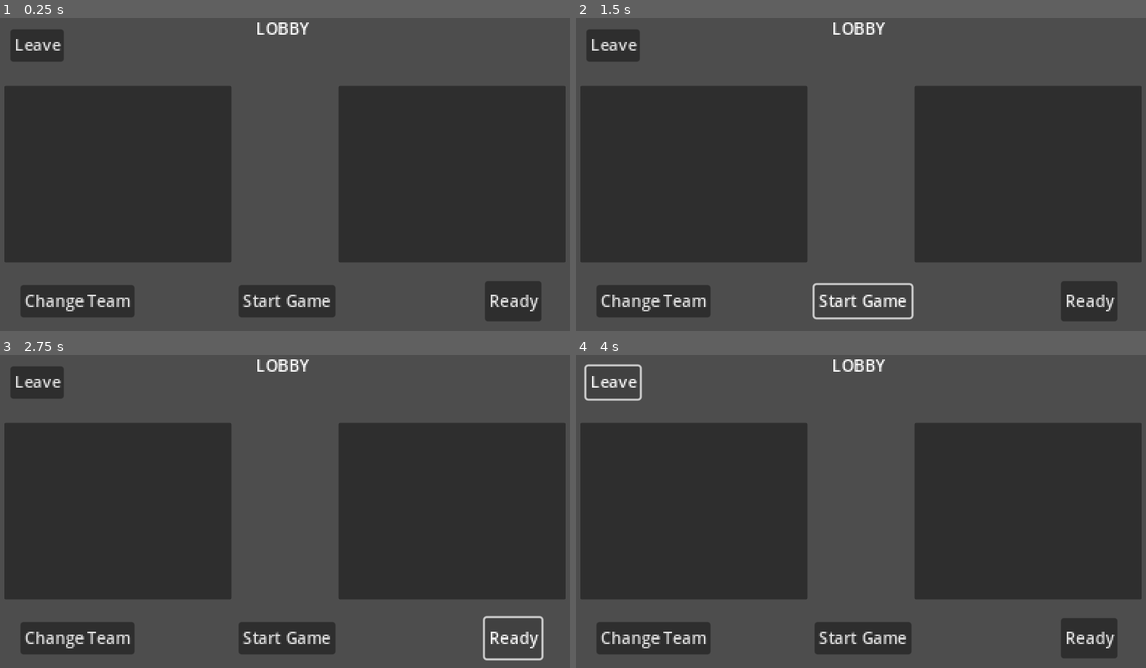
Above: before the commit, frames 1-4 (two rows, left to right).
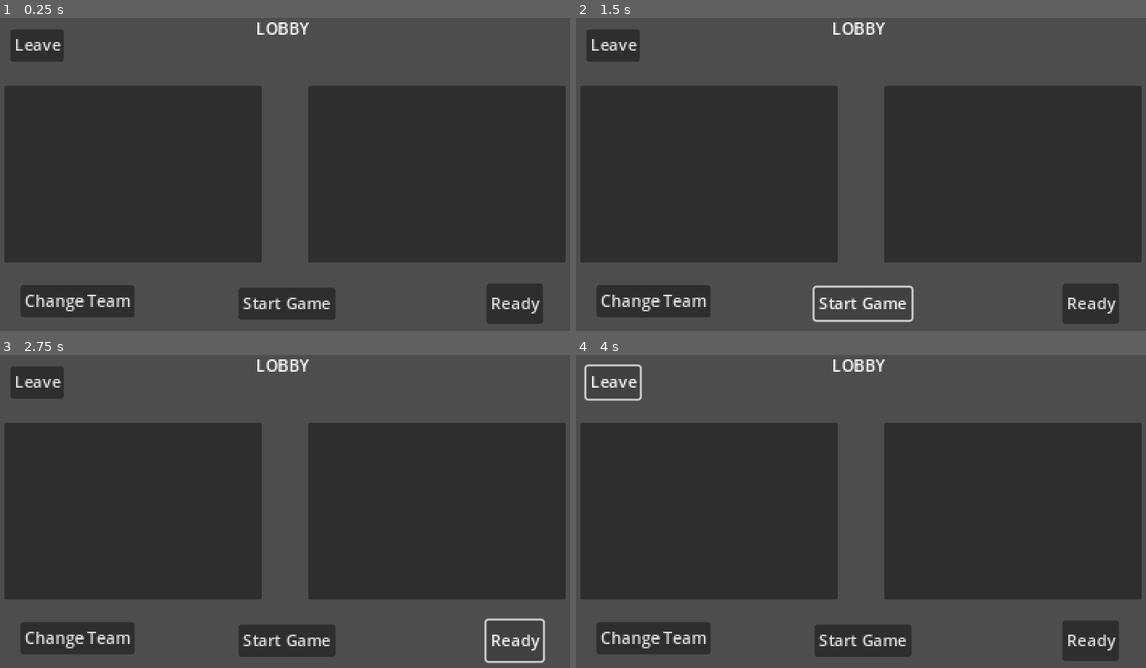
Above: after the commit, the same moments.

Repository: August099/juegoMulti
Game: Godot game, scene res://Multijugador/lobby.tscn
The game is run twice, just before and just after one commit, with the same random seed, the same clock (stepped at 60 frames per second) and the same inputs. This scene is started directly instead of the project's main scene.
Inputs:
- Up to frame 1 (0.25 s): no input
- Up to frame 2 (1.5 s): click "Start Game" at 0.5 s; click "Start Game" at 1.25 s
- Up to frame 3 (2.75 s): click "Ready" at 2 s
- Up to frame 4 (4 s): click "Ready" at 2.75 s; click "Leave" at 3.5 s

The runs differ from the first frame. In frame 1, 6.8% of the frame differs, in the area x 40-96%, y 21-98%; in frame 2, 7.2%; in frame 3, 7.2%, in the area x 40-96%, y 21-99%; in frame 4, 6.8%.
Error before the commit: Attempt to call function 'start_game' in base 'null instance' on a null instance. (res://Multijugador/lobby.gd:217)
Error after the commit: Attempt to call function 'start_game' in base 'null instance' on a null instance. (res://Multijugador/lobby.gd:216)

Commit message:
Players cant join if the server is not in lobby

Diff:
--- a/Escenario/NivelPrueba.gd
+++ b/Escenario/NivelPrueba.gd
@@ -1,5 +1,9 @@
 extends Node2D
 
+@onready var multiplayer_node = get_node("/root/Multiplayer")
+@onready var game_state = multiplayer_node.game_state
+
+enum GameState{MENU, LOBBY, IN_GAME}
 
 func _ready():
 	# We only need to spawn players on the server.
@@ -17,6 +21,11 @@
 	if not OS.has_feature("dedicated_server"):
 		add_player(1)
 
+	multiplayer_node.game_state = GameState.IN_GAME
+	game_state = multiplayer_node.game_state
+
+	print("changed gamestate from level:", game_state)
+
 
 func _exit_tree():
 	if not multiplayer.is_server():
@@ -30,7 +39,10 @@
 	# Set player id.
 	character.player = id
 	character.name = str(id)
-	$Players.add_child(character, true)
+
+	print("player id added to match: ", id, "current game state: ", game_state)
+	if game_state == GameState.LOBBY:
+		$Players.add_child(character, true)
 
 
 func del_player(id: int):
--- a/Multijugador/Multiplayer.gd
+++ b/Multijugador/Multiplayer.gd
@@ -3,9 +3,17 @@
 
 const PORT = 4433
 
+signal gameStateChanged(gamestate)
+
+# Signals for connection events
 signal player_connected(_peerID: int)
 signal player_disconnected(_peerID: int)
 signal server_disconnected()
+
+enum GameState{MENU, LOBBY, IN_GAME}
+
+@export var game_state := GameState.MENU
+
 
 func _ready():
 	# Start paused.
@@ -13,6 +21,7 @@
 	# You can save bandwidth by disabling server relay and peer notifications.
 	multiplayer.server_relay = false
 
+	multiplayer.peer_connected.connect(_player_connected)
 	multiplayer.peer_disconnected.connect(_player_disconnected)
 	multiplayer.server_disconnected.connect(_server_disconnected)
 
@@ -28,12 +37,16 @@
 # Abro el puerto
 func setup_upnp(port: int):
 	var upnp := UPNP.new()
+
 	var result = upnp.discover()
-	if result == UPNP.UPNP_RESULT_SUCCESS:
-		upnp.add_port_mapping(port)
-		print("UPnP port opened:", port)
-	else:
-		print("UPnP failed:", result)
+	assert(result == UPNP.UPNP_RESULT_SUCCESS, "UPNP Discover Failed! Error %s" % result)
+
+	assert(upnp.get_gateway() and upnp.get_gateway().is_valid_gateway(), "UPNP Ivalid Gateway!")
+
+	var map_result = upnp.add_port_mapping(port)
+	assert(map_result == UPNP.UPNP_RESULT_SUCCESS, "UPNP Port Mapping Failed! Error %s" % map_result)
+
+	print("UPNP Created. Join Adress: %s" % upnp.query_external_address())
 
 
 func _on_host_pressed():
@@ -48,22 +61,28 @@
 		return
 	multiplayer.multiplayer_peer = peer
 
+	game_state = GameState.LOBBY
 	go_lobby()
+	print("server gamestate", game_state)
 
 func _on_join_pressed():
+
 	# Start as client
-	var txt : String = $UI/Net/Options/IP.text
-	if txt == "":
+	var adress : String = $UI/Net/Options/IP.text
+
+	if adress == "":
 		OS.alert("Need a remote to connect to.")
 		return
+
 	var peer = ENetMultiplayerPeer.new()
-	peer.create_client(txt, PORT)
+
+	peer.create_client(adress, PORT)
+
 	if peer.get_connection_status() == MultiplayerPeer.CONNECTION_DISCONNECTED:
 		OS.alert("Failed to start multiplayer client")
 		return
+
 	multiplayer.multiplayer_peer = peer
-
-	go_lobby()
 
 
 
@@ -85,14 +104,11 @@
 	$LobbySpawner.spawn_function = _spawn_lobby_callback
 
 	# Server spawns the lobby
-	if multiplayer.is_server():
+	if multiplayer.is_server() and $Lobby.get_child_count() == 0:
 		$LobbySpawner.spawn([multiplayer.get_unique_id()])
 
 	await wait_for_connection()
-	print("connection waited")
-	print($Lobby.get_child_count())
 	await wait_for_lobby()
-	print("lobby waited")
 
 	lobbyScene = $Lobby.get_child(0) if $Lobby.get_child_count() > 0 else null
 
@@ -155,6 +171,7 @@
 
 @rpc("authority")
 func start_game():
+
 	change_level("res://Escenario/NivelPrueba.tscn")
 
 func change_level(scene: String):
@@ -163,6 +180,7 @@
 	var level := $Level
 	for c in level.get_children():
 		c.queue_free()
+
 	level.add_child(load(scene).instantiate())
 
 	print("level changed")
@@ -170,6 +188,21 @@
 # ======================
 # DESCONEXION
 # ======================
+
+func _player_connected(peer_id: int):
+	rpc_id(peer_id, "receive_game_state_from_server", game_state)
+
+@rpc("authority", "reliable")
+func receive_game_state_from_server(state: int):
+	game_state = state
+	print("Signal game state",game_state)
+
+	# Check game state before joining lobby
+	if game_state == GameState.LOBBY:
+		go_lobby()
+	else:
+		multiplayer.multiplayer_peer.close()
+		OS.alert("Server not in lobby")
 
 func _player_disconnected(peer_id: int):
 	print("Peer disconnected:", peer_id)
@@ -180,6 +213,7 @@
 func _server_disconnected():
 	print("Server disconnected")
 
+	game_state = GameState.MENU
 	_cleanup_and_return_to_menu()
 
 func _cleanup_and_return_to_menu():
--- a/Multijugador/lobby.gd
+++ b/Multijugador/lobby.gd
@@ -158,7 +158,6 @@
 		pass
 
 func update_ui():
-	print(players)
 
 	if !is_inside_tree():
 		return
--- a/Multijugador/lobby.tscn
+++ b/Multijugador/lobby.tscn
@@ -42,7 +42,7 @@
 anchor_bottom = 0.5
 offset_left = 20.0
 offset_top = -175.0
-offset_right = 470.0
+offset_right = 530.0
 offset_bottom = 175.0
 grow_vertical = 2
 
@@ -51,7 +51,7 @@
 columns = 2
 
 [node name="Label" type="Label" parent="Team1/PlayerList"]
-custom_minimum_size = Vector2(350, 0)
+custom_minimum_size = Vector2(400, 0)
 layout_mode = 2
 theme_override_fonts/font = ExtResource("2_2mab7")
 theme_override_font_sizes/font_size = 50
@@ -72,7 +72,7 @@
 anchor_top = 0.5
 anchor_right = 1.0
 anchor_bottom = 0.5
-offset_left = -470.0
+offset_left = -530.0
 offset_top = -175.0
 offset_right = -20.0
 offset_bottom = 175.0
@@ -84,7 +84,7 @@
 columns = 2
 
 [node name="Label" type="Label" parent="Team2/PlayerList"]
-custom_minimum_size = Vector2(350, 0)
+custom_minimum_size = Vector2(400, 0)
 layout_mode = 2
 theme_override_fonts/font = ExtResource("2_2mab7")
 theme_override_font_sizes/font_size = 50
@@ -105,9 +105,9 @@
 anchor_right = 0.5
 anchor_bottom = 1.0
 offset_left = -92.0
-offset_top = -103.0
+offset_top = -98.0
 offset_right = 4.0
-offset_bottom = -72.0
+offset_bottom = -67.0
 grow_horizontal = 2
 grow_vertical = 0
 scale = Vector2(2, 2)
@@ -124,17 +124,17 @@
 
 [node name="Ready" type="Button" parent="."]
 layout_mode = 1
-anchors_preset = 6
+anchors_preset = 3
 anchor_left = 1.0
-anchor_top = 0.5
+anchor_top = 1.0
 anchor_right = 1.0
-anchor_bottom = 0.5
-offset_left = -180.0
-offset_top = 212.0
-offset_right = -124.0
-offset_bottom = 252.0
+anchor_bottom = 1.0
+offset_left = -177.0
+offset_top = -107.0
+offset_right = -121.0
+offset_bottom = -67.0
 grow_horizontal = 0
-grow_vertical = 2
+grow_vertical = 0
 scale = Vector2(2, 2)
 text = "Ready"
 
